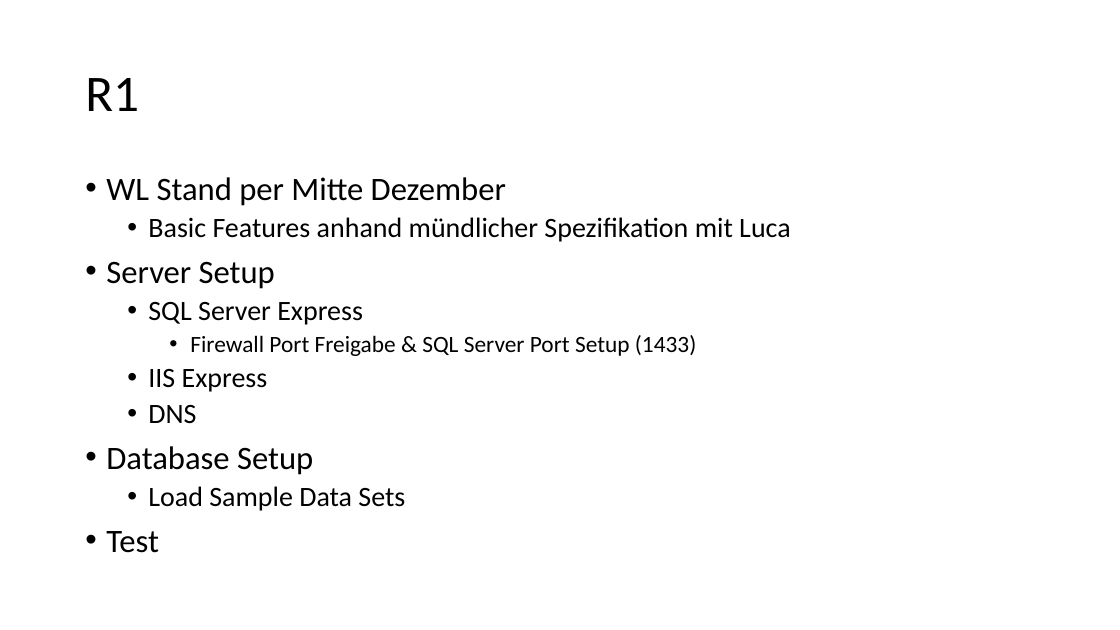
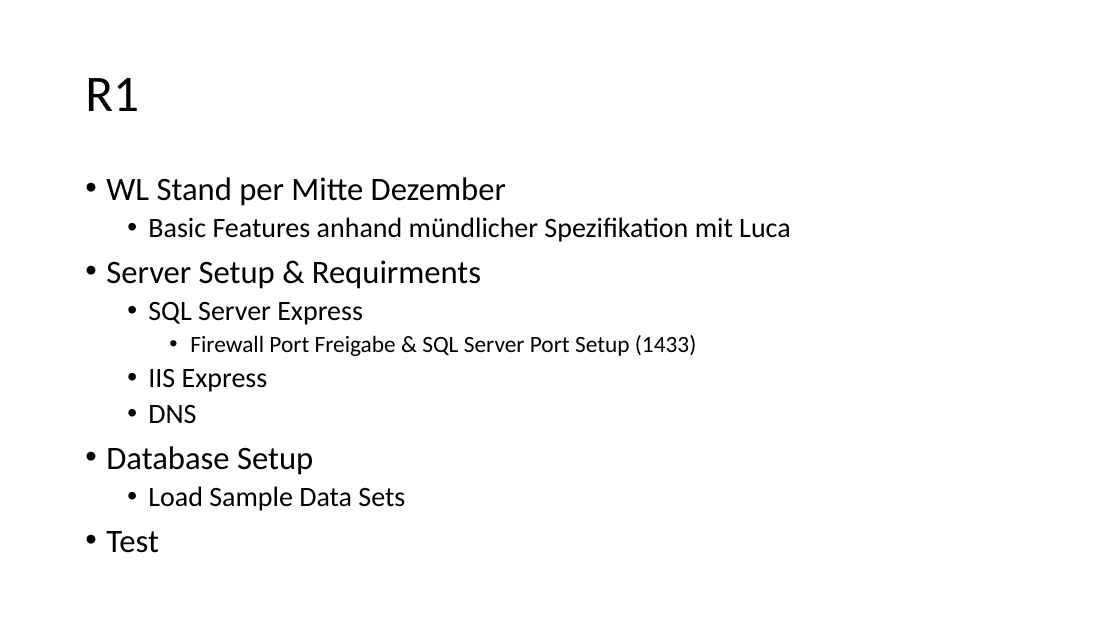
Before and after one commit to mbarmettler/WhoLends, a slide deck: slide 3 of Setup.pptx. Drawn at 1120x630 pixels with LibreOffice and Linux fonts; fonts in the diff are those of the drawing. Boxes give left, top, right and bottom in pixels: in the first picture for what was removed or moved away, otherwise in the second. Text is boxed around its words. In the diff, an @@ line names an element or a change of style, - is before the commit and + after.

```diff
--- a/Setup.pptx
+++ b/Setup.pptx
@@ text at [106,260,481,289]: text changed @@
-• Server Setup
+• Server Setup & Requirments
```
Also in this commit, not shown: 1 other slide changed, 12 other files.
